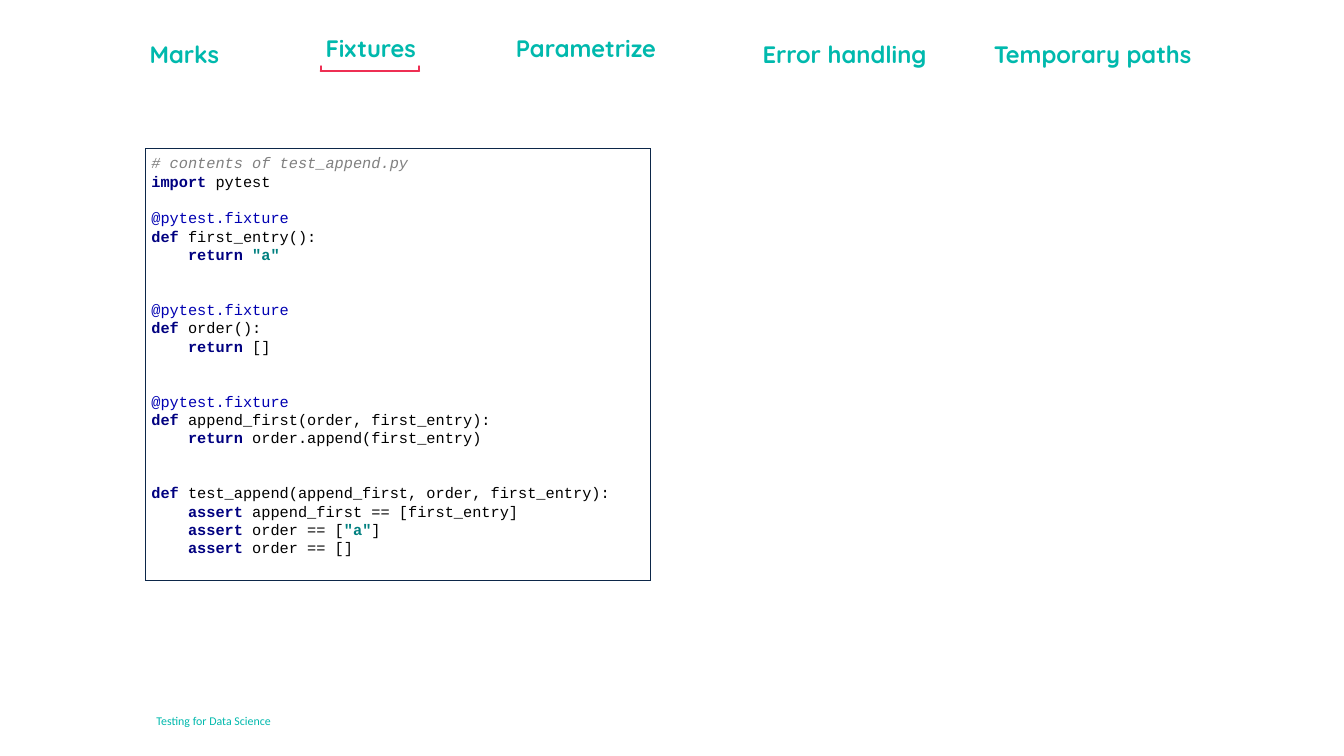
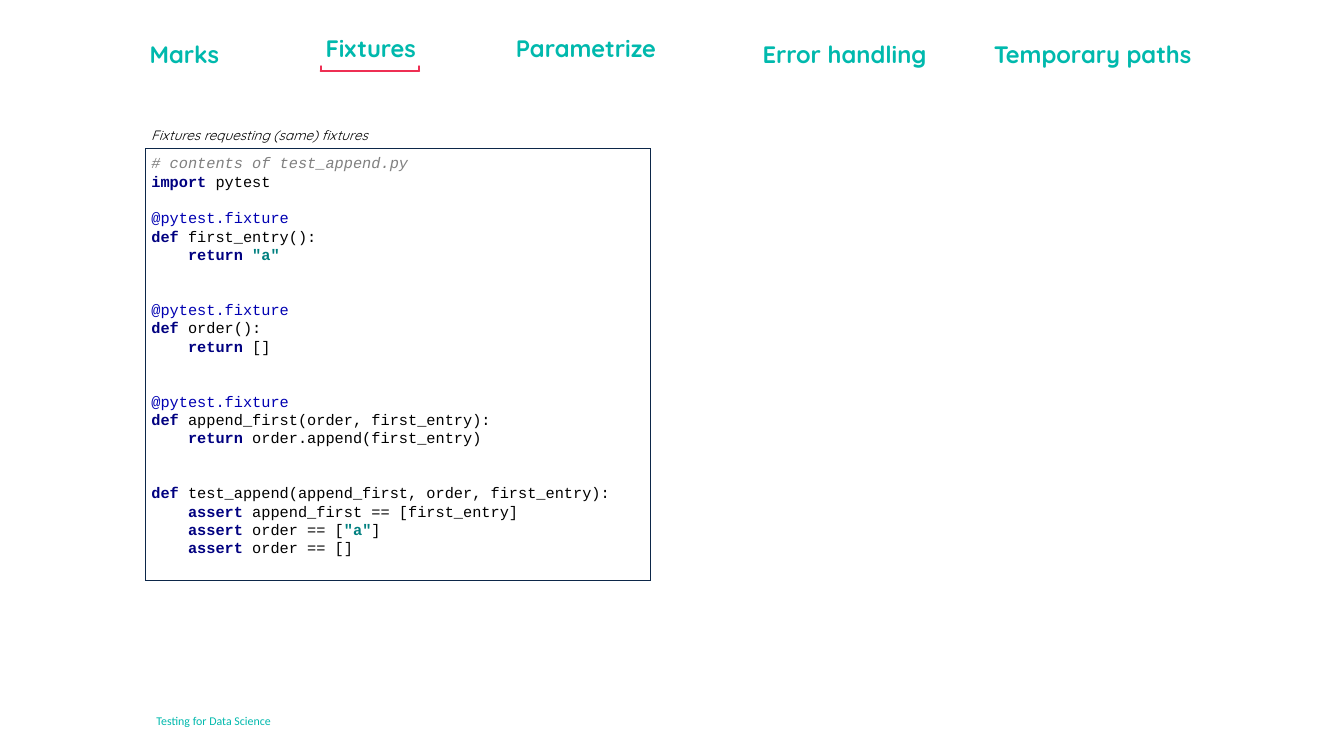
Before and after one commit to jasperderikx-bdr/testing_for_ds_day_1, a slide deck: slide 8 of data/notes/slides_day_1.pptx (slide 9 before the commit). Drawn at 1344x756 pixels with LibreOffice and Linux fonts; fonts in the diff are those of the drawing; background and template pictures are left out. Boxes give left, top, right and bottom in pixels: in the first picture for what was removed or moved away, otherwise in the second. Text is boxed around its words. In the diff, an @@ line names an element or a change of style, - is before the commit and + after.

```diff
--- a/data/notes/slides_day_1.pptx
+++ b/data/notes/slides_day_1.pptx
@@ text added at bbox=[151, 130, 368, 143], 16 pt, text #000000, italic @@
+Fixtures requesting (same) fixtures
```
Also in this commit, not shown: 9 other slides changed, 2 slides removed, 5 other files.
